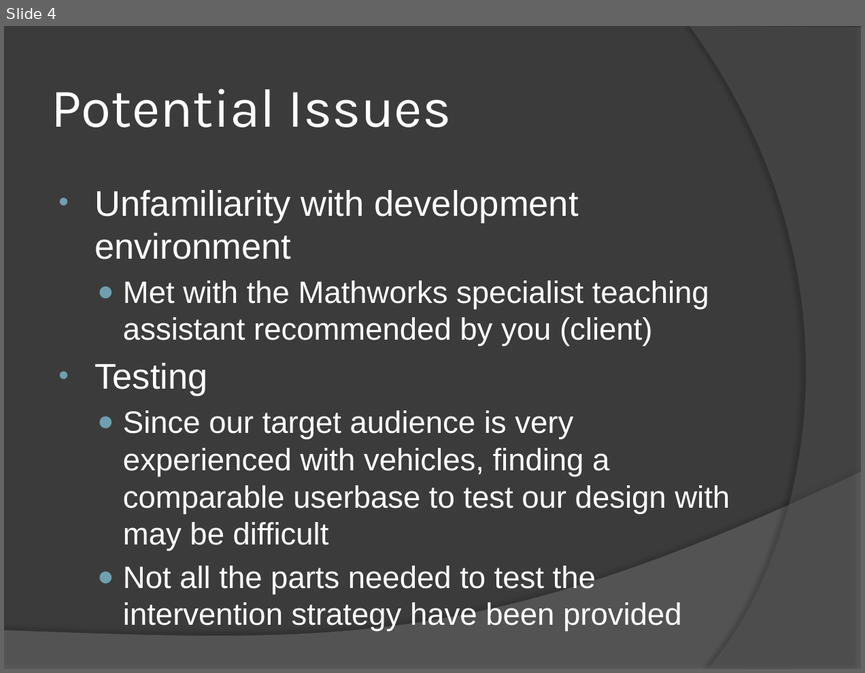
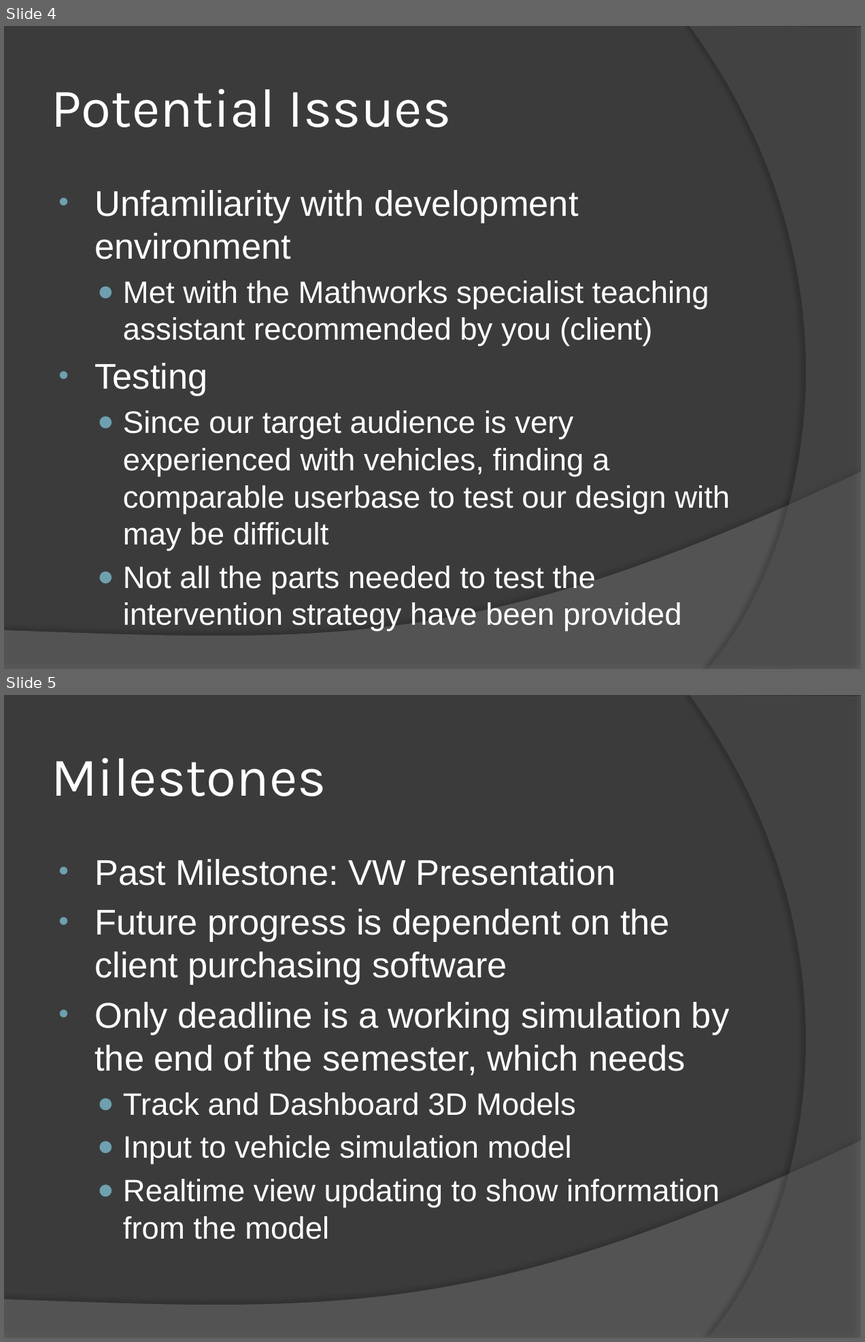
Before and after one commit to zachrob/VW-DrivingSim, a slide deck: Class Presentation 10-30-2013/Presentation.pptx. Shown one above the other, each under a label of ours: slide 4 before the commit, slides 4 and 5 after it. The pictures are 865x673 and 865x1342 pixels, drawn with LibreOffice and Linux fonts; fonts in the diff are those of the drawing. Boxes give left, top, right and bottom in pixels: in the first picture for what was removed or moved away, otherwise in the second. Text is boxed around its words. In the diff, an @@ line names an element or a change of style, - is before the commit and + after.

Commit message:
Updated presentation

```diff
--- a/Class Presentation 10-30-2013/Presentation.pptx
+++ b/Class Presentation 10-30-2013/Presentation.pptx
@@ slide 5 added at [4, 695, 861, 1338], background #3B3B3B; not listed: 2 template elements that a slide beside it also shows @@
@@ title added at [51, 758, 326, 796], 46 pt, text #FFFFFF @@
+Milestones
@@ text added at [94, 859, 729, 1239], 30 pt, text #FFFFFF @@
+• Past Milestone: VW Presentation
+• Future progress is dependent on the client purchasing software
+• Only deadline is a working simulation by the end of the semester, which needs
+  ● Track and Dashboard 3D Models
+  ● Input to vehicle simulation model
+  ● Realtime view updating to show information from the model
```
Also in this commit, not shown: 1 other slide added.
